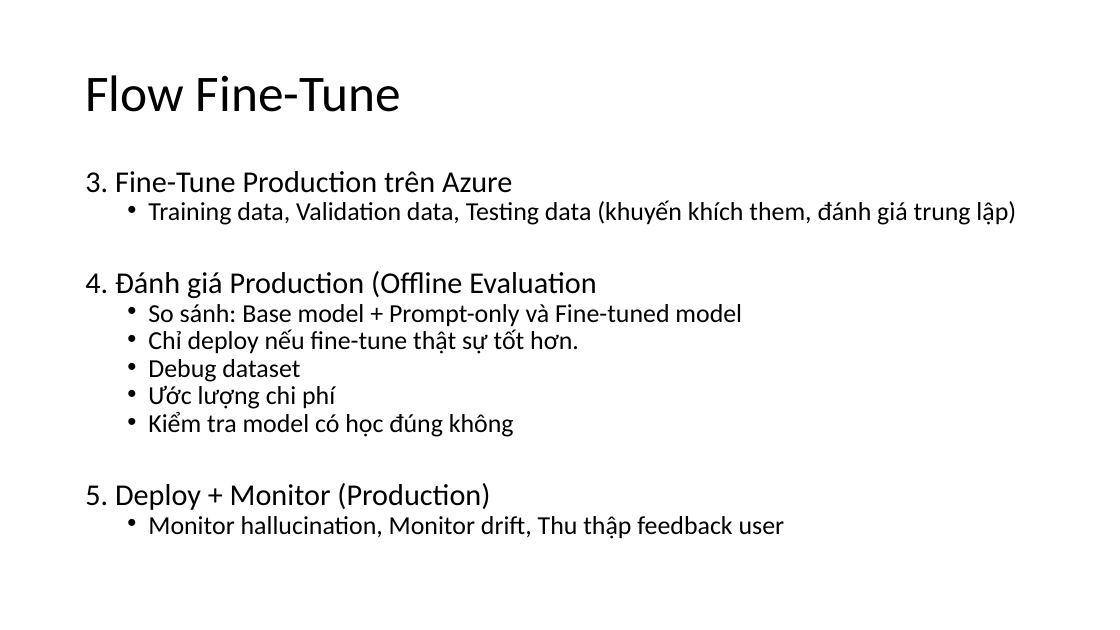
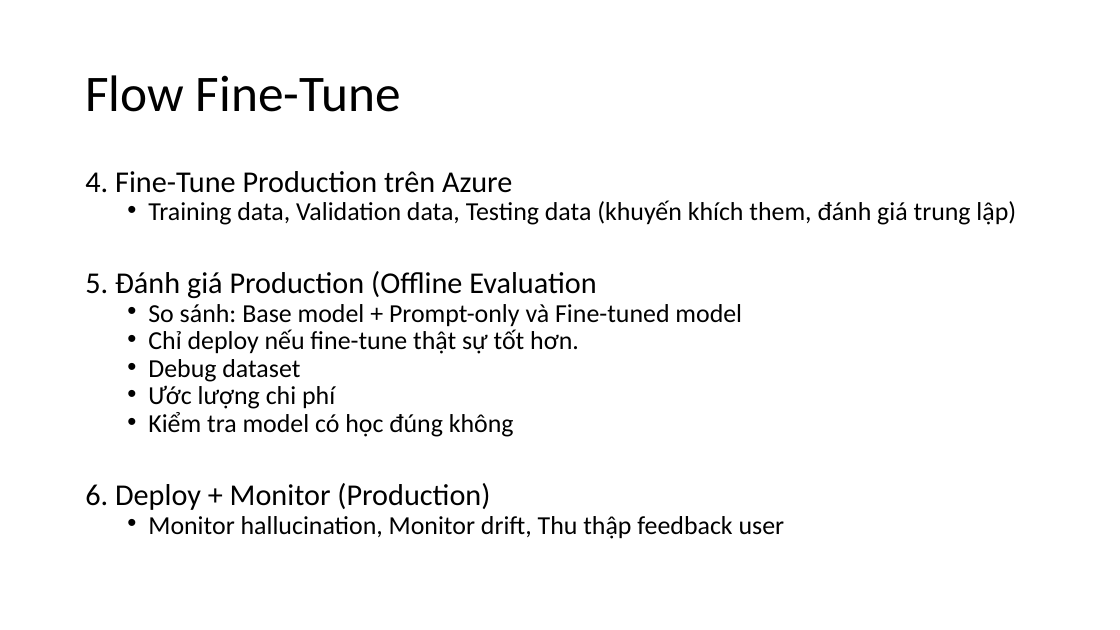
Before and after one commit to longdd90jp/sample-ai, a slide deck: slide 19 of fine-tune-pc/AI-Fine_Tune.pptx (slide 20 before the commit). Drawn at 1120x630 pixels with LibreOffice and Linux fonts; fonts in the diff are those of the drawing. Boxes give left, top, right and bottom in pixels: in the first picture for what was removed or moved away, otherwise in the second. Text is boxed around its words. In the diff, an @@ line names an element or a change of style, - is before the commit and + after.

```diff
--- a/fine-tune-pc/AI-Fine_Tune.pptx
+++ b/fine-tune-pc/AI-Fine_Tune.pptx
@@ text at <box>85,171,512,193</box>: text changed @@
-3. Fine-Tune Production trên Azure
+4. Fine-Tune Production trên Azure
@@ text at <box>85,271,596,299</box>: text changed @@
-4. Đánh giá Production (Offline Evaluation
+5. Đánh giá Production (Offline Evaluation
@@ text at <box>85,483,490,510</box>: text changed @@
-5. Deploy + Monitor (Production)
+6. Deploy + Monitor (Production)
```
Also in this commit, not shown: 8 other slides changed, 2 slides added, 3 slides removed, 1 other file.
